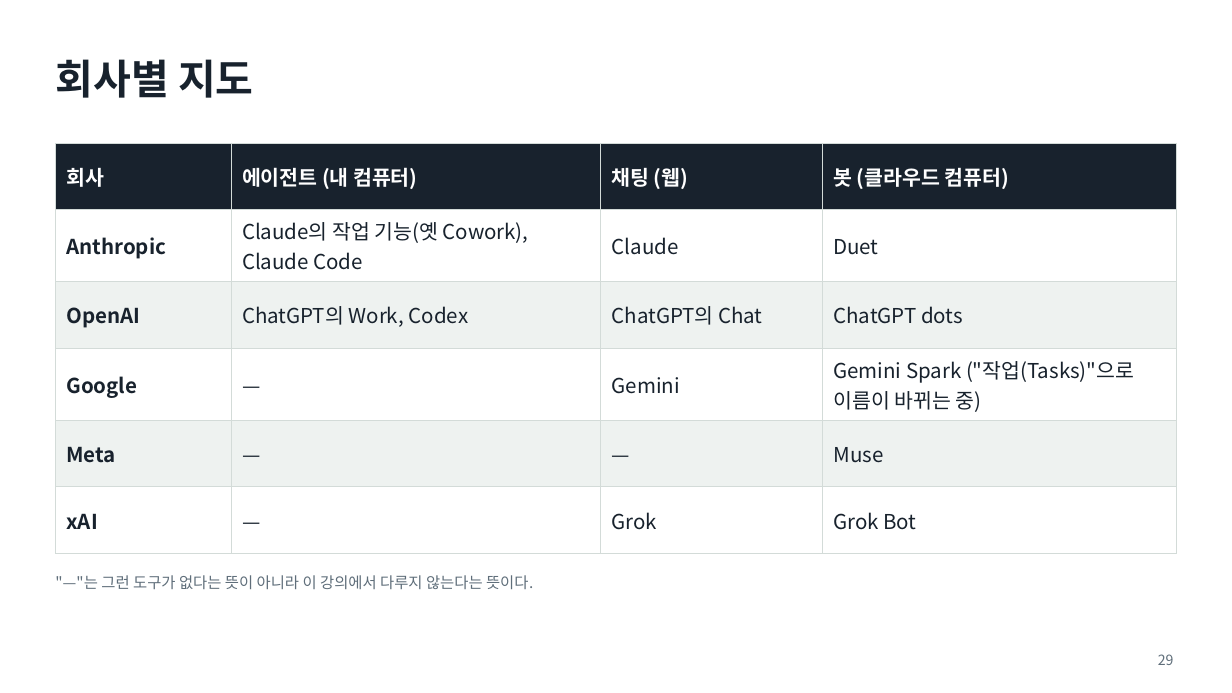
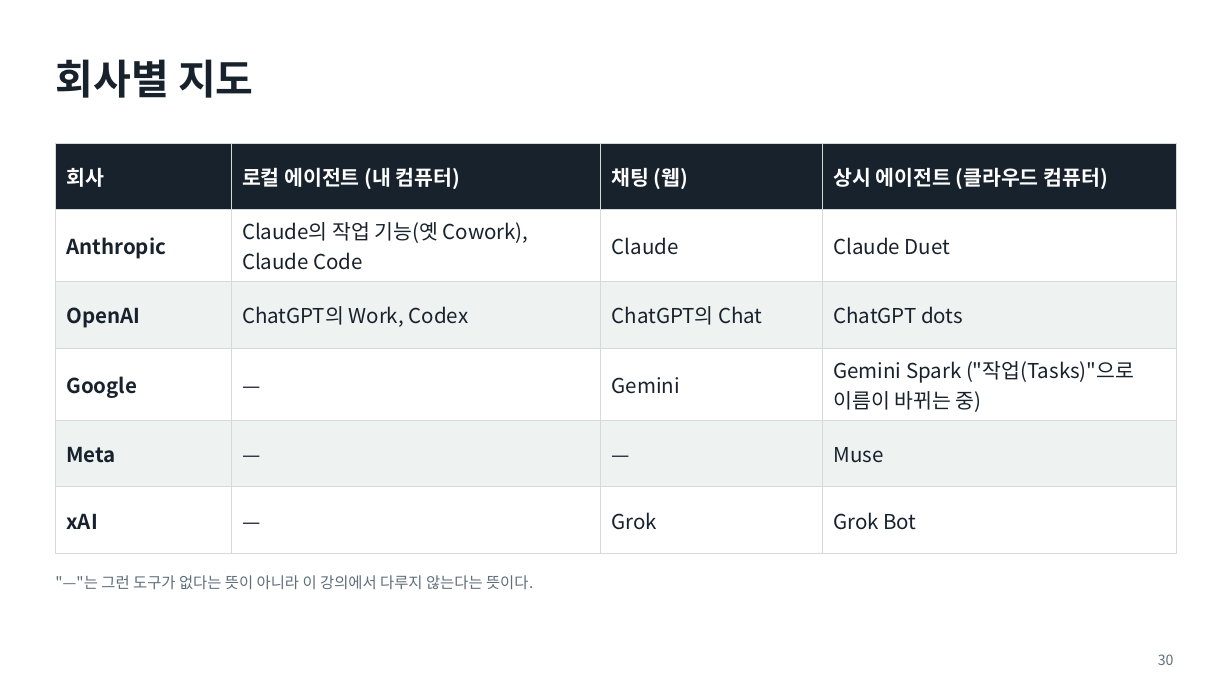
Before and after one commit to aplaxas/AI-Harness, a slide deck: slide 30 of courses/ai-for-work/1-week/decks/1주차-AI와-일하는-법.pptx (slide 29 before the commit). Drawn at 1232x693 pixels with LibreOffice and Linux fonts; fonts in the diff are those of the drawing. Boxes give left, top, right and bottom in pixels: in the first picture for what was removed or moved away, otherwise in the second. Text is boxed around its words. In the diff, an @@ line names an element or a change of style, - is before the commit and + after.

```diff
--- a/courses/ai-for-work/1-week/decks/1주차-AI와-일하는-법.pptx
+++ b/courses/ai-for-work/1-week/decks/1주차-AI와-일하는-법.pptx
@@ table at bbox=[55, 143, 1177, 543] @@
-row 1, column 2: 에이전트 (내 컴퓨터)
+row 1, column 2: 로컬 에이전트 (내 컴퓨터)
-row 1, column 4: 봇 (클라우드 컴퓨터)
+row 1, column 4: 상시 에이전트 (클라우드 컴퓨터)
-row 2, column 4: Duet
+row 2, column 4: Claude Duet
@@ page number at bbox=[1158, 654, 1174, 665]: text changed @@
-29
+30
```
Also in this commit, not shown: 22 other slides changed, 1 slide added, 15 other files.
